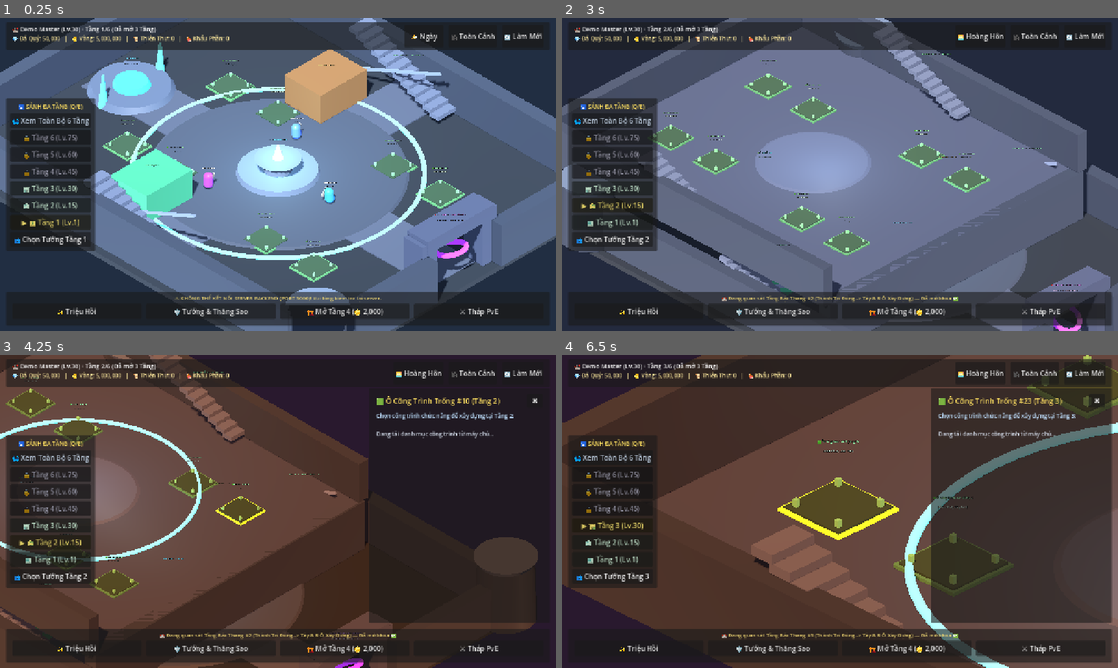
Above: before the commit, frames 1-4 (two rows, left to right).
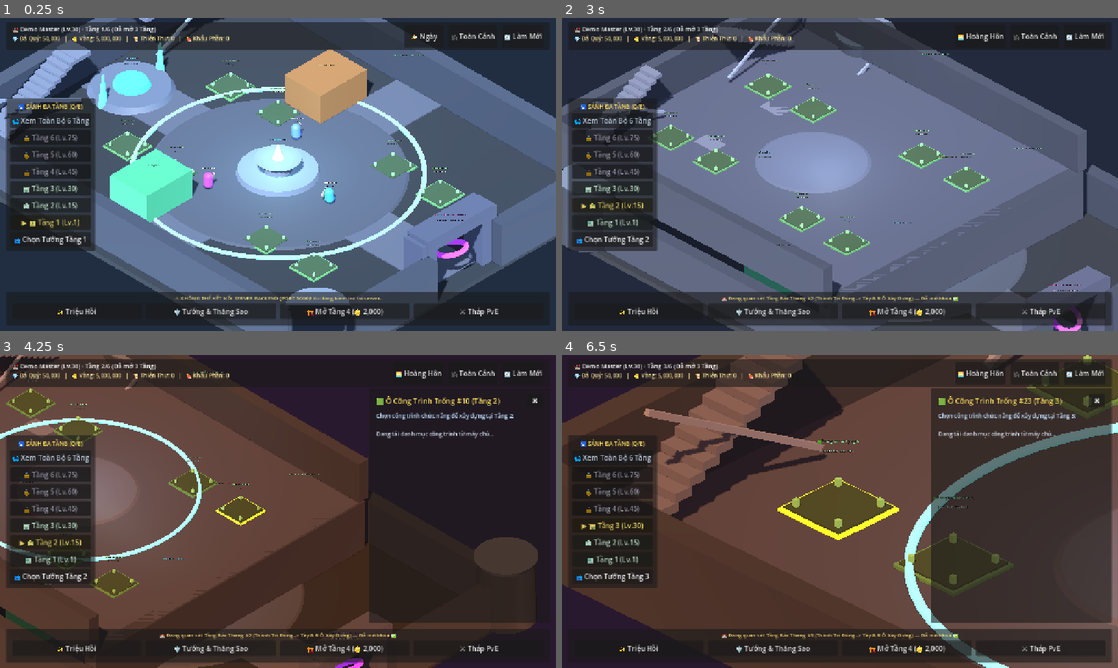
Above: after the commit, the same moments.

Repository: Zombie3012/infinity_gacha
Game: Godot game, scene res://scenes/base/isometric_base_3d.tscn
The game is run twice, just before and just after one commit, with the same random seed, the same clock (stepped at 60 frames per second) and the same inputs.
Inputs (mouse positions are in pixels of both pictures, inside the frame that each line leads up to):
- Up to frame 1 (0.25 s): no input
- Up to frame 2 (3 s): click "🌤️ Ngày" at 0.5 s; click "🌅 Hoàng Hôn" at 1.25 s; click "🌙 Đêm" at 2 s; tap Enter at 2.75 s; move the mouse to (962, 158) at 2.77 s; hold D from 2.78 s (still down); tap E at 2.85 s; click (962, 158) at 2.92 s
- Up to frame 3 (4.25 s): release D at 3.5 s; drag from (166, 527) to (250, 574) at 3.52 s
- Up to frame 4 (6.5 s): click "🎥 Toàn Cảnh" at 4.25 s; move the mouse to (895, 442) at 5.02 s; hold D 5.03-5.75 s; tap E at 5.1 s; drag from (812, 574) to (673, 464) at 5.77 s

The runs differ from the first frame. In frame 1, 5.0% of the frame differs, in the area x 0-82%, y 0-71%; in frame 2, 3.8%; in frame 3, 1.6%; in frame 4, 11%, in the area x 12-83%, y 0-87%.

Commit message:
feat(lobby): implement Style A twin stairs flush against west wall flanking summon altar

Diff:
--- a/client-godot/scenes/base/isometric_base_3d.gd
+++ b/client-godot/scenes/base/isometric_base_3d.gd
@@ -171,7 +171,7 @@
 ## - Center: Tiered Central Fountain (⛲ Đài Phun Nước Trung Tâm)
 ## - North side: Barracks (🛡️ Doanh Trại & Thăng Sao)
 ## - South side: Infirmary (✚ Bệnh Xá & Hậu Cần)
-## - Twin Symmetrical Fortress Stairs along North and South perimeter walls leading up to Floor 2
+## - Twin Symmetrical Grand Stairs flush against the West Wall flanking the Summon Altar leading up to Floor 2
 func _setup_grand_citadel_floor1() -> void:
 	var arch := $BaseArchitecture
 	if arch == null:
@@ -537,7 +537,7 @@
 			ob.material_override = ob_mat
 			altar_dais.add_child(ob)
 
-	# 8. HAI CẦU THANG ĐỐI XỨNG NẰM CẠNH TƯỜNG THÀNH DẪN LÊN TẦNG TRÊN (NORTH & SOUTH)
+	# 8. HAI CẦU THANG ĐỐI XỨNG ÁP SÁT TƯỜNG TÂY (KIỂU A - FLANKING SUMMON ALTAR LEADING TO FLOOR 2)
 	var twin_stairs := arch.get_node_or_null("TwinWallStairs")
 	if twin_stairs == null:
 		twin_stairs = Node3D.new()
@@ -552,44 +552,55 @@
 		rail_mat.albedo_color = Color(0.45, 0.52, 0.65)
 		rail_mat.roughness = 0.55
 
-		var step_count := 12
+		var step_count := 14
 		for s_idx in range(step_count):
 			var t := float(s_idx + 1) / float(step_count + 1)
-			var sx := lerpf(5.0, -7.0, t)
-			var sy := lerpf(0.18, FLOOR_HEIGHT, t)
-
-			# North Staircase (against North wall Z = -16.8)
+			var sy := lerpf(0.20, FLOOR_HEIGHT, t)
+
+			# North Staircase (flush against West wall X = -21.4, ascending from Z = -15.5 towards center Z = -4.8)
 			var n_step := MeshInstance3D.new()
-			var n_box := BoxMesh.new()
-			n_box.size = Vector3(1.1, 0.42, 2.4)
-			n_step.mesh = n_box
-			n_step.position = Vector3(sx, sy, -16.8)
+			var step_box := BoxMesh.new()
+			step_box.size = Vector3(2.4, 0.38, 0.88)
+			n_step.mesh = step_box
+			var n_sz := lerpf(-15.5, -4.8, t)
+			n_step.position = Vector3(-21.4, sy, n_sz)
 			n_step.material_override = stair_mat
 			twin_stairs.add_child(n_step)
 
-			# South Staircase (against South wall Z = +16.8, perfectly symmetrical)
+			# South Staircase (flush against West wall X = -21.4, ascending from Z = +15.5 towards center Z = +4.8)
 			var s_step := MeshInstance3D.new()
-			s_step.mesh = n_box
-			s_step.position = Vector3(sx, sy, 16.8)
+			s_step.mesh = step_box
+			var s_sz := lerpf(15.5, 4.8, t)
+			s_step.position = Vector3(-21.4, sy, s_sz)
 			s_step.material_override = stair_mat
 			twin_stairs.add_child(s_step)
 
-		# Balustrade railing on inner open edges
+		# Stone balustrade railings along the inner courtyard edges of both staircases
 		var n_rail := MeshInstance3D.new()
 		var r_box := BoxMesh.new()
-		r_box.size = Vector3(13.0, 0.25, 0.22)
+		r_box.size = Vector3(0.24, 0.28, 11.8)
 		n_rail.mesh = r_box
-		n_rail.position = Vector3(-1.0, FLOOR_HEIGHT * 0.5 + 0.5, -15.5)
-		n_rail.rotation = Vector3(0.0, 0.0, atan2(FLOOR_HEIGHT, 12.0))
+		n_rail.position = Vector3(-20.1, (FLOOR_HEIGHT * 0.5) + 0.55, -10.15)
+		n_rail.rotation = Vector3(atan2(FLOOR_HEIGHT, 10.7), 0.0, 0.0)
 		n_rail.material_override = rail_mat
 		twin_stairs.add_child(n_rail)
 
 		var s_rail := MeshInstance3D.new()
 		s_rail.mesh = r_box
-		s_rail.position = Vector3(-1.0, FLOOR_HEIGHT * 0.5 + 0.5, 15.5)
-		s_rail.rotation = Vector3(0.0, 0.0, atan2(FLOOR_HEIGHT, 12.0))
+		s_rail.position = Vector3(-20.1, (FLOOR_HEIGHT * 0.5) + 0.55, 10.15)
+		s_rail.rotation = Vector3(-atan2(FLOOR_HEIGHT, 10.7), 0.0, 0.0)
 		s_rail.material_override = rail_mat
 		twin_stairs.add_child(s_rail)
+
+		# Upper stone landing platforms connecting the top of the stairs directly to Floor 2 terrace
+		for z_side in [-4.4, 4.4]:
+			var landing := MeshInstance3D.new()
+			var l_box := BoxMesh.new()
+			l_box.size = Vector3(2.6, 0.42, 1.8)
+			landing.mesh = l_box
+			landing.position = Vector3(-21.4, FLOOR_HEIGHT - 0.21, z_side)
+			landing.material_override = stair_mat
+			twin_stairs.add_child(landing)
 
 	# 9. Doanh Trại & Bệnh Xá (North & South courtyard wings)
 	if barracks_mesh != null:
@@ -764,27 +775,51 @@
 	pw_west.material_override = wall_mat
 	terrace_root.add_child(pw_west)
 
-	# 4. Two Symmetrical Staircases along North & South perimeter walls leading up to the next tier
+	# 4. Two Symmetrical Staircases flush against the West Wall leading up to the next tier (Kiểu A)
 	if floor_num < MAX_LOBBY_FLOORS:
 		var step_count := 12
 		for s_idx in range(step_count):
 			var t := float(s_idx + 1) / float(step_count + 1)
-			var sx := lerpf(5.0, -7.0, t)
-			var sy := lerpf(0.18, FLOOR_HEIGHT, t)
-
+			var sy := lerpf(0.20, FLOOR_HEIGHT, t)
+
+			# North Staircase (flush against West wall X = -16.8, ascending from Z = -13.5 to -4.2)
 			var n_step := MeshInstance3D.new()
 			var step_box := BoxMesh.new()
-			step_box.size = Vector3(1.1, 0.42, 2.2)
+			step_box.size = Vector3(2.2, 0.38, 0.85)
 			n_step.mesh = step_box
-			n_step.position = Vector3(sx, sy, -15.8)
+			var n_sz := lerpf(-13.5, -4.2, t)
+			n_step.position = Vector3(-16.8, sy, n_sz)
 			n_step.material_override = stair_mat
 			terrace_root.add_child(n_step)
 
+			# South Staircase (flush against West wall X = -16.8, ascending from Z = +13.5 to +4.2)
 			var s_step := MeshInstance3D.new()
 			s_step.mesh = step_box
-			s_step.position = Vector3(sx, sy, 15.8)
+			var s_sz := lerpf(13.5, 4.2, t)
+			s_step.position = Vector3(-16.8, sy, s_sz)
 			s_step.material_override = stair_mat
 			terrace_root.add_child(s_step)
+
+		# Stone balustrade railings along the inner terrace edges of the staircases
+		var rail_mat := StandardMaterial3D.new()
+		rail_mat.albedo_color = Color(0.45, 0.52, 0.65)
+		rail_mat.roughness = 0.55
+
+		var n_rail := MeshInstance3D.new()
+		var r_box := BoxMesh.new()
+		r_box.size = Vector3(0.22, 0.26, 10.4)
+		n_rail.mesh = r_box
+		n_rail.position = Vector3(-15.6, (FLOOR_HEIGHT * 0.5) + 0.55, -8.85)
+		n_rail.rotation = Vector3(atan2(FLOOR_HEIGHT, 9.3), 0.0, 0.0)
+		n_rail.material_override = rail_mat
+		terrace_root.add_child(n_rail)
+
+		var s_rail := MeshInstance3D.new()
+		s_rail.mesh = r_box
+		s_rail.position = Vector3(-15.6, (FLOOR_HEIGHT * 0.5) + 0.55, 8.85)
+		s_rail.rotation = Vector3(-atan2(FLOOR_HEIGHT, 9.3), 0.0, 0.0)
+		s_rail.material_override = rail_mat
+		terrace_root.add_child(s_rail)
 
 	# 5. Central stone terrace pavilion / mosaic plaza ring
 	var plaza_disc := MeshInstance3D.new()
